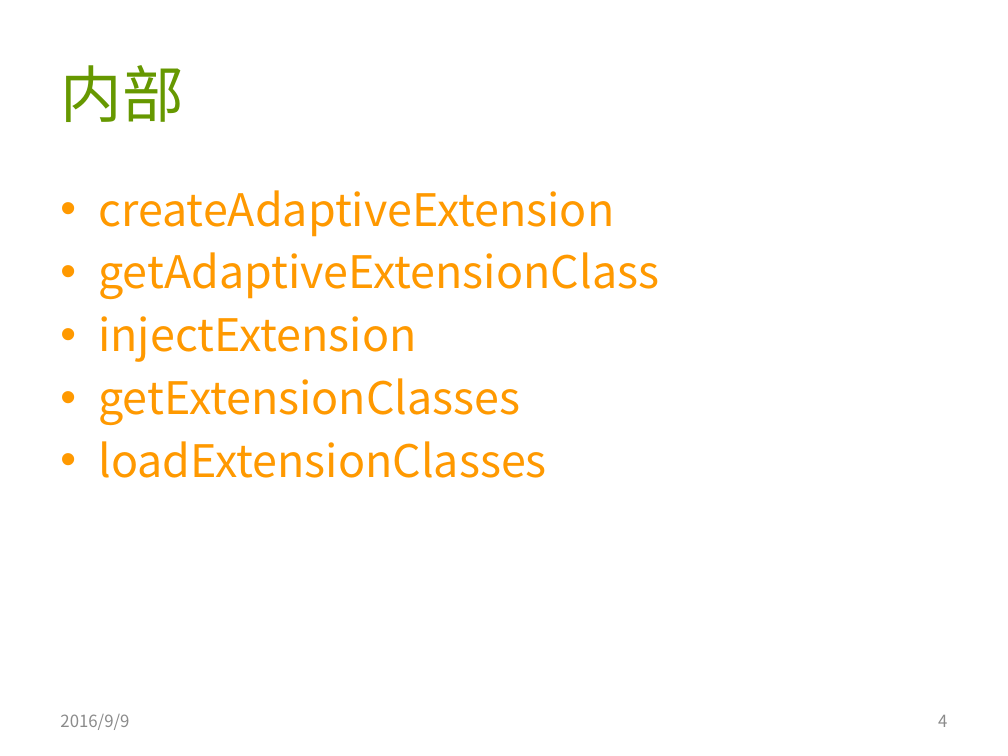
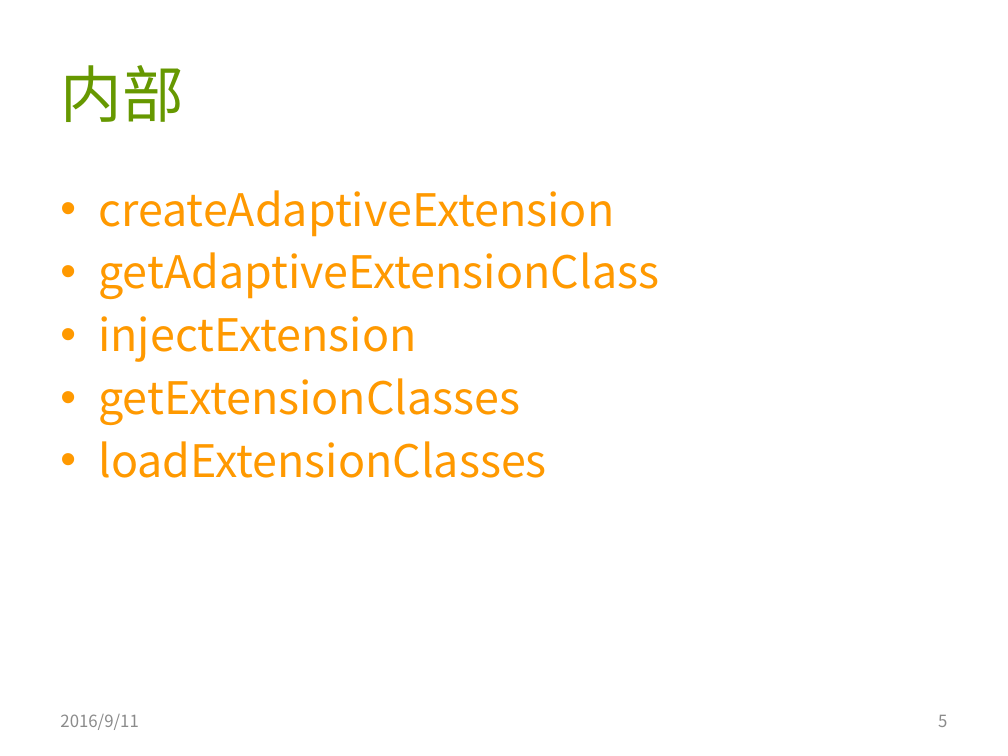
Before and after one commit to AmarRocks/demo, a slide deck: slide 5 of 04.dubbo_demo/document/dubbo源码分析3-扩展点.pptx (slide 4 before the commit). Drawn at 1008x756 pixels with LibreOffice and Linux fonts; fonts in the diff are those of the drawing. Boxes give left, top, right and bottom in pixels: in the first picture for what was removed or moved away, otherwise in the second. Text is boxed around its words. In the diff, an @@ line names an element or a change of style, - is before the commit and + after.

```diff
--- a/04.dubbo_demo/document/dubbo源码分析3-扩展点.pptx
+++ b/04.dubbo_demo/document/dubbo源码分析3-扩展点.pptx
@@ text at <box>60,714,138,730</box>: text changed @@
-2016/9/9
+2016/9/11
@@ page number at <box>938,715,947,727</box>: text changed @@
-4
+5
```
Also in this commit, not shown: 3 other slides changed, 2 slides added, 2 other files.
